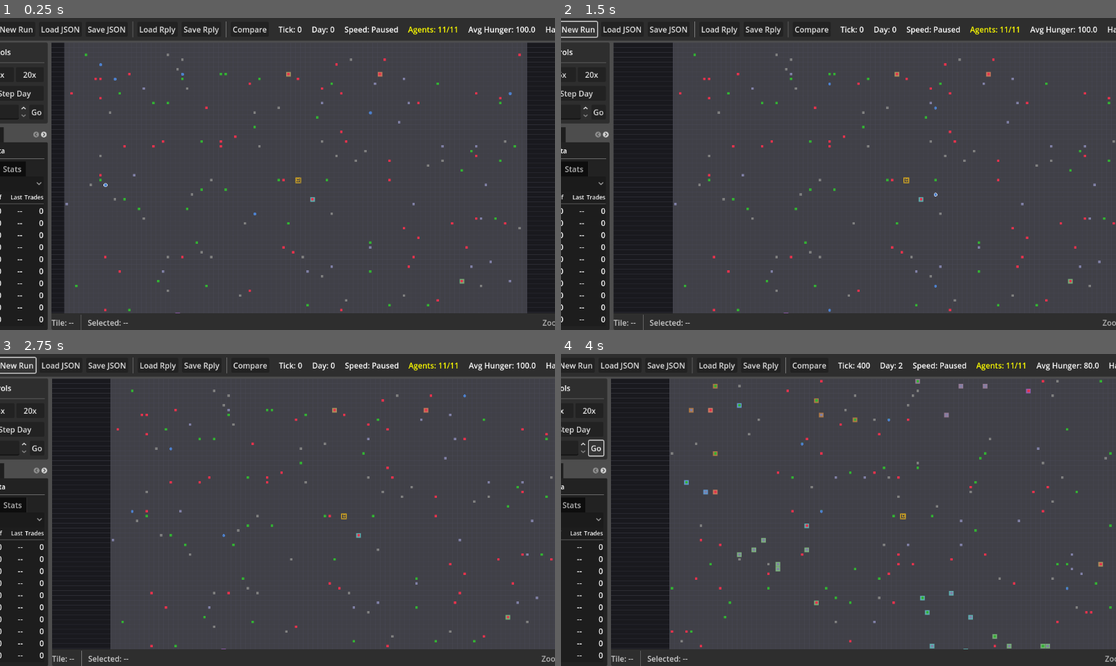
Above: before the commit, frames 1-4 (two rows, left to right).
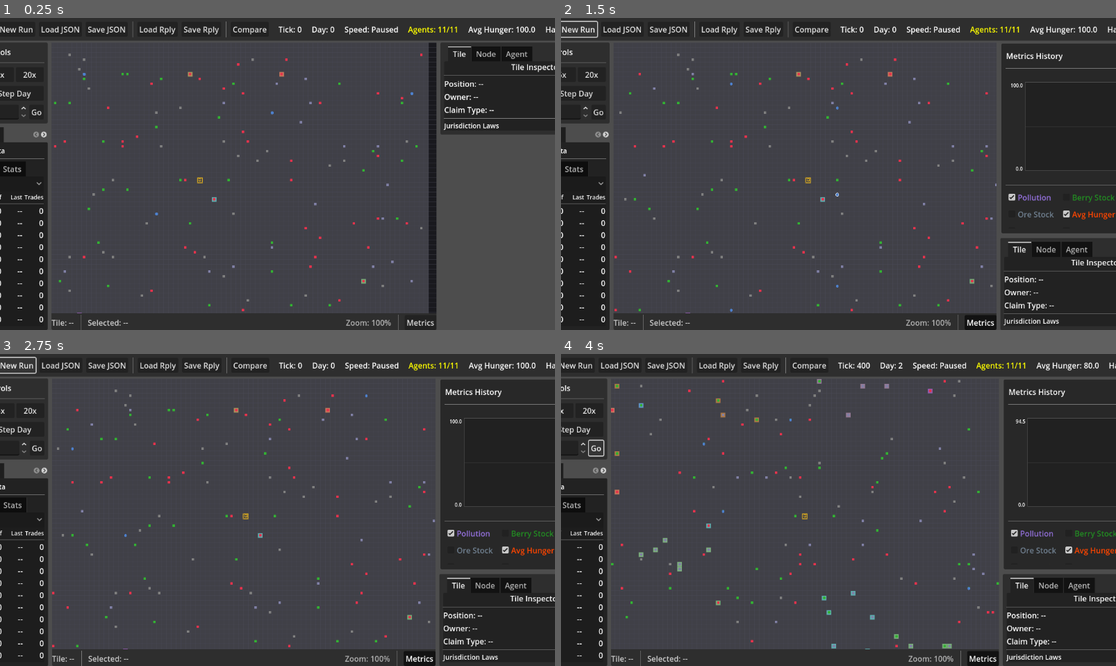
Above: after the commit, the same moments.

Repository: dfrer/societies
Game: Godot game, scene res://viz/visualizer_main.tscn
The game is run twice, just before and just after one commit, with the same random seed, the same clock (stepped at 60 frames per second) and the same inputs.
Inputs (mouse positions are in pixels of both pictures, inside the frame that each line leads up to):
- Up to frame 1 (0.25 s): no input
- Up to frame 2 (1.5 s): click (982, 323) at 0.5 s, where only the run after the commit has a clickable "Metrics"; click "New Run" at 1.25 s
- Up to frame 3 (2.75 s): click "New Run" at 2 s
- Up to frame 4 (4 s): click "Go" at 2.75 s; click "Go" at 3.5 s

The runs differ from the first frame. In frame 1, 13% of the frame differs, in the area x 9-100%, y 7-100%; in frame 2, 28%, in the area x 9-100%, y 8-100%; in frame 3, 28%; in frame 4, 28%.

Commit message:
Fix right panel layout in visualizer

Diff:
--- a/viz/visualizer_main.gd
+++ b/viz/visualizer_main.gd
@@ -7,14 +7,14 @@
 @onready var top_bar: TopBar = $VBoxContainer/TopBar
 @onready var time_controls: TimeControls = $VBoxContainer/MainContent/LeftPanel/TimeControls
 @onready var overlay_toolbar: OverlayToolbar = $VBoxContainer/MainContent/LeftPanel/DataTabs/Overlays
-@onready var map_view: MapView = $VBoxContainer/MainContent/CenterPanel/VBoxContainer/MapViewContainer/MapView
-@onready var coord_label: Label = $VBoxContainer/MainContent/CenterPanel/VBoxContainer/BottomBar/LeftSection/CoordLabel
-@onready var selection_label: Label = $VBoxContainer/MainContent/CenterPanel/VBoxContainer/BottomBar/LeftSection/SelectionLabel
-@onready var zoom_label: Label = $VBoxContainer/MainContent/CenterPanel/VBoxContainer/BottomBar/RightSection/ZoomLabel
-@onready var metrics_button: Button = $VBoxContainer/MainContent/CenterPanel/VBoxContainer/BottomBar/RightSection/MetricsButton
-@onready var inspector_panel: InspectorPanel = $VBoxContainer/MainContent/RightPanel/InspectorPanel
-@onready var metrics_panel: PanelContainer = $VBoxContainer/MainContent/RightPanel/MetricsPanel
-@onready var right_panel: VBoxContainer = $VBoxContainer/MainContent/RightPanel
+@onready var map_view: MapView = $VBoxContainer/MainContent/CenterRightSplit/CenterPanel/VBoxContainer/MapViewContainer/MapView
+@onready var coord_label: Label = $VBoxContainer/MainContent/CenterRightSplit/CenterPanel/VBoxContainer/BottomBar/LeftSection/CoordLabel
+@onready var selection_label: Label = $VBoxContainer/MainContent/CenterRightSplit/CenterPanel/VBoxContainer/BottomBar/LeftSection/SelectionLabel
+@onready var zoom_label: Label = $VBoxContainer/MainContent/CenterRightSplit/CenterPanel/VBoxContainer/BottomBar/RightSection/ZoomLabel
+@onready var metrics_button: Button = $VBoxContainer/MainContent/CenterRightSplit/CenterPanel/VBoxContainer/BottomBar/RightSection/MetricsButton
+@onready var inspector_panel: InspectorPanel = $VBoxContainer/MainContent/CenterRightSplit/RightPanel/InspectorPanel
+@onready var metrics_panel: PanelContainer = $VBoxContainer/MainContent/CenterRightSplit/RightPanel/MetricsPanel
+@onready var right_panel: VBoxContainer = $VBoxContainer/MainContent/CenterRightSplit/RightPanel
 @onready var data_tabs: TabContainer = $VBoxContainer/MainContent/LeftPanel/DataTabs
 @onready var split_container: HSplitContainer = $VBoxContainer/MainContent
 @onready var market_panel: MarketPanel = $VBoxContainer/MainContent/LeftPanel/DataTabs/Market
@@ -23,7 +23,7 @@
 # @onready var timeline_panel: Control = $VBoxContainer/MainContent/LeftPanel/DataTabs/Timeline  # Temporarily disabled
 @onready var file_dialog: FileDialog = $FileDialog
 @onready var save_dialog: FileDialog = $SaveDialog
-@onready var error_label: Label = $VBoxContainer/MainContent/CenterPanel/ErrorLabel
+@onready var error_label: Label = $VBoxContainer/MainContent/CenterRightSplit/CenterPanel/ErrorLabel
 
 ## Default seed for new runs
 @export var default_seed: int = 42
@@ -71,10 +71,11 @@
 	# Connect metrics button if available
 	if metrics_button:
 		metrics_button.toggled.connect(_on_metrics_button_toggled)
-
-	# Connect right panel visibility if available
-	if right_panel:
-		right_panel.visibility_changed.connect(_on_metrics_panel_visibility_changed)
+		metrics_button.set_pressed_no_signal(metrics_panel.visible)
+
+	# Sync metrics button state if panel visibility changes elsewhere
+	if metrics_panel:
+		metrics_panel.visibility_changed.connect(_on_metrics_panel_visibility_changed)
 
 	# Setup timeline panel if available (temporarily disabled)
 	# if timeline_panel and sim_runner:
@@ -399,8 +400,8 @@
 
 func _on_metrics_panel_visibility_changed() -> void:
 	# Sync button state if panel is closed via its own close button
-	if metrics_button.button_pressed != right_panel.visible:
-		metrics_button.set_pressed_no_signal(right_panel.visible)
+	if metrics_button.button_pressed != metrics_panel.visible:
+		metrics_button.set_pressed_no_signal(metrics_panel.visible)
 
 func _on_jump_to_tick_requested(tick: int) -> void:
 	_state_controller.jump_to_tick(tick)
@@ -441,7 +442,7 @@
 
 	# M: toggle metrics panel
 	elif key_event.keycode == KEY_M:
-		var metrics_visible = right_panel.visible
+		var metrics_visible = metrics_panel.visible
 		_panel_controller.set_panel_visible("metrics", not metrics_visible)
 		_toast_manager.show_info("Metrics panel " + ("shown" if not metrics_visible else "hidden"))
 		get_viewport().set_input_as_handled()
--- a/viz/visualizer_main.tscn
+++ b/viz/visualizer_main.tscn
@@ -85,66 +85,72 @@
 size_flags_vertical = 3
 metadata/_tab_index = 4
 
-[node name="CenterPanel" type="PanelContainer" parent="VBoxContainer/MainContent"]
+[node name="CenterRightSplit" type="HSplitContainer" parent="VBoxContainer/MainContent"]
+layout_mode = 2
+size_flags_horizontal = 3
+theme_override_constants/separation = 0
+split_offset = 820
+
+[node name="CenterPanel" type="PanelContainer" parent="VBoxContainer/MainContent/CenterRightSplit"]
 layout_mode = 2
 size_flags_horizontal = 3
 
-[node name="VBoxContainer" type="VBoxContainer" parent="VBoxContainer/MainContent/CenterPanel"]
+[node name="VBoxContainer" type="VBoxContainer" parent="VBoxContainer/MainContent/CenterRightSplit/CenterPanel"]
 layout_mode = 2
 
-[node name="MapViewContainer" type="PanelContainer" parent="VBoxContainer/MainContent/CenterPanel/VBoxContainer"]
+[node name="MapViewContainer" type="PanelContainer" parent="VBoxContainer/MainContent/CenterRightSplit/CenterPanel/VBoxContainer"]
 layout_mode = 2
 size_flags_vertical = 3
 
-[node name="MapView" parent="VBoxContainer/MainContent/CenterPanel/VBoxContainer/MapViewContainer" instance=ExtResource("5_map_view")]
+[node name="MapView" parent="VBoxContainer/MainContent/CenterRightSplit/CenterPanel/VBoxContainer/MapViewContainer" instance=ExtResource("5_map_view")]
 layout_mode = 2
 size_flags_horizontal = 3
 size_flags_vertical = 3
 
-[node name="BottomBar" type="HBoxContainer" parent="VBoxContainer/MainContent/CenterPanel/VBoxContainer"]
+[node name="BottomBar" type="HBoxContainer" parent="VBoxContainer/MainContent/CenterRightSplit/CenterPanel/VBoxContainer"]
 layout_mode = 2
 theme_override_constants/separation = 16
 
-[node name="LeftSection" type="HBoxContainer" parent="VBoxContainer/MainContent/CenterPanel/VBoxContainer/BottomBar"]
+[node name="LeftSection" type="HBoxContainer" parent="VBoxContainer/MainContent/CenterRightSplit/CenterPanel/VBoxContainer/BottomBar"]
 layout_mode = 2
 size_flags_horizontal = 3
 theme_override_constants/separation = 12
 
-[node name="CoordLabel" type="Label" parent="VBoxContainer/MainContent/CenterPanel/VBoxContainer/BottomBar/LeftSection"]
+[node name="CoordLabel" type="Label" parent="VBoxContainer/MainContent/CenterRightSplit/CenterPanel/VBoxContainer/BottomBar/LeftSection"]
 layout_mode = 2
 text = "Tile: --"
 modulate = Color(0.8, 0.8, 0.8, 1)
 
-[node name="VSeparator1" type="VSeparator" parent="VBoxContainer/MainContent/CenterPanel/VBoxContainer/BottomBar/LeftSection"]
+[node name="VSeparator1" type="VSeparator" parent="VBoxContainer/MainContent/CenterRightSplit/CenterPanel/VBoxContainer/BottomBar/LeftSection"]
 layout_mode = 2
 
-[node name="SelectionLabel" type="Label" parent="VBoxContainer/MainContent/CenterPanel/VBoxContainer/BottomBar/LeftSection"]
+[node name="SelectionLabel" type="Label" parent="VBoxContainer/MainContent/CenterRightSplit/CenterPanel/VBoxContainer/BottomBar/LeftSection"]
 layout_mode = 2
 text = "Selected: --"
 modulate = Color(0.8, 0.8, 0.8, 1)
 
-[node name="Spacer" type="Control" parent="VBoxContainer/MainContent/CenterPanel/VBoxContainer/BottomBar"]
+[node name="Spacer" type="Control" parent="VBoxContainer/MainContent/CenterRightSplit/CenterPanel/VBoxContainer/BottomBar"]
 layout_mode = 2
 size_flags_horizontal = 3
 
-[node name="RightSection" type="HBoxContainer" parent="VBoxContainer/MainContent/CenterPanel/VBoxContainer/BottomBar"]
+[node name="RightSection" type="HBoxContainer" parent="VBoxContainer/MainContent/CenterRightSplit/CenterPanel/VBoxContainer/BottomBar"]
 layout_mode = 2
 theme_override_constants/separation = 12
 
-[node name="ZoomLabel" type="Label" parent="VBoxContainer/MainContent/CenterPanel/VBoxContainer/BottomBar/RightSection"]
+[node name="ZoomLabel" type="Label" parent="VBoxContainer/MainContent/CenterRightSplit/CenterPanel/VBoxContainer/BottomBar/RightSection"]
 layout_mode = 2
 text = "Zoom: 100%"
 modulate = Color(0.7, 0.7, 0.7, 1)
 
-[node name="VSeparator2" type="VSeparator" parent="VBoxContainer/MainContent/CenterPanel/VBoxContainer/BottomBar/RightSection"]
+[node name="VSeparator2" type="VSeparator" parent="VBoxContainer/MainContent/CenterRightSplit/CenterPanel/VBoxContainer/BottomBar/RightSection"]
 layout_mode = 2
 
-[node name="MetricsButton" type="Button" parent="VBoxContainer/MainContent/CenterPanel/VBoxContainer/BottomBar/RightSection"]
+[node name="MetricsButton" type="Button" parent="VBoxContainer/MainContent/CenterRightSplit/CenterPanel/VBoxContainer/BottomBar/RightSection"]
 layout_mode = 2
 toggle_mode = true
 text = "Metrics"
 
-[node name="ErrorLabel" type="Label" parent="VBoxContainer/MainContent/CenterPanel"]
+[node name="ErrorLabel" type="Label" parent="VBoxContainer/MainContent/CenterRightSplit/CenterPanel"]
 visible = false
 layout_mode = 2
 size_flags_horizontal = 4
@@ -153,18 +159,17 @@
 text = "Error message here"
 horizontal_alignment = 1
 
-[node name="RightPanel" type="VBoxContainer" parent="VBoxContainer/MainContent"]
+[node name="RightPanel" type="VBoxContainer" parent="VBoxContainer/MainContent/CenterRightSplit"]
 custom_minimum_size = Vector2(400, 0)
 layout_mode = 2
 theme_override_constants/separation = 8
+
+[node name="MetricsPanel" parent="VBoxContainer/MainContent/CenterRightSplit/RightPanel" instance=ExtResource("11_metrics_panel")]
 visible = false
-
-[node name="MetricsPanel" parent="VBoxContainer/MainContent/RightPanel" instance=ExtResource("11_metrics_panel")]
-visible = true
 layout_mode = 2
 size_flags_vertical = 3
 
-[node name="InspectorPanel" parent="VBoxContainer/MainContent/RightPanel" instance=ExtResource("7_inspector_panel")]
+[node name="InspectorPanel" parent="VBoxContainer/MainContent/CenterRightSplit/RightPanel" instance=ExtResource("7_inspector_panel")]
 layout_mode = 2
 
 [node name="FileDialog" type="FileDialog" parent="."]
